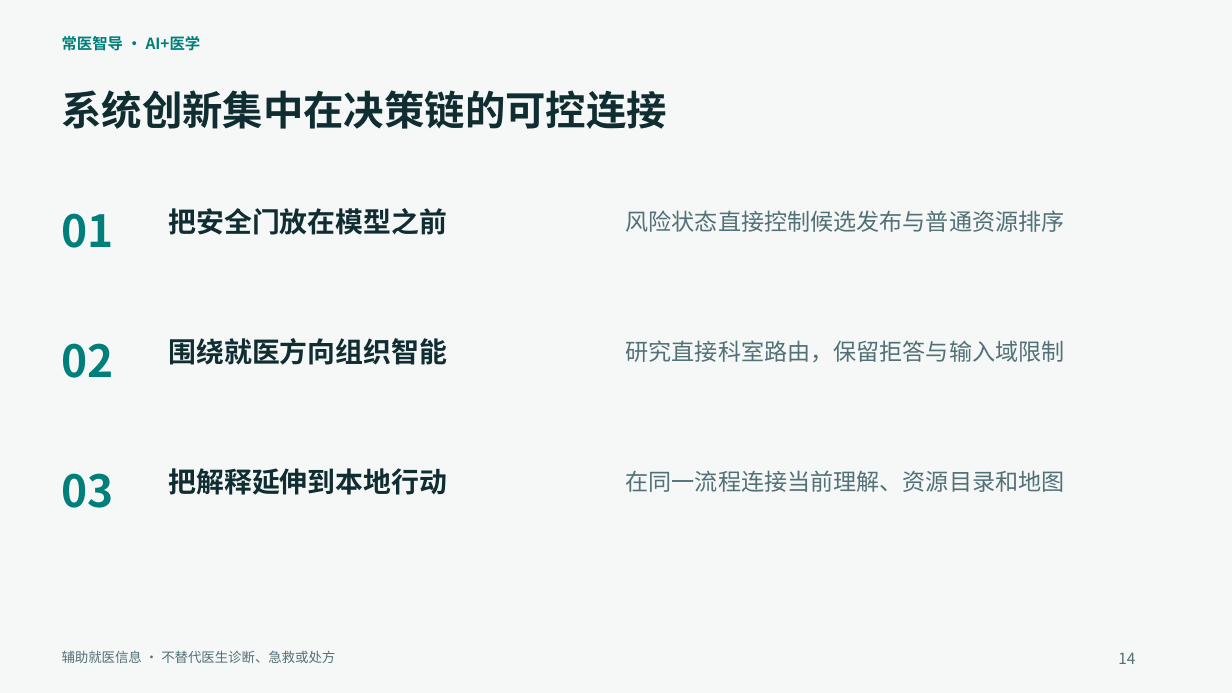
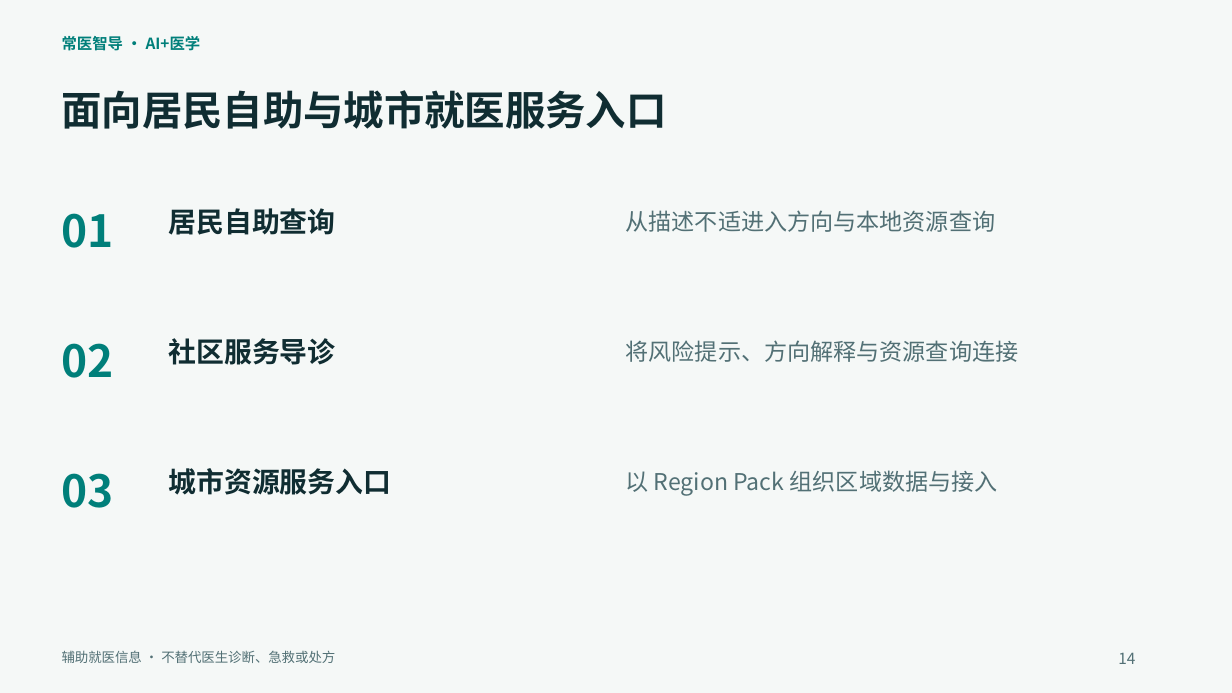
Before and after one commit to wenxvn/changyi, a slide deck: slide 14 of 参赛资料/常医智导_参赛答辩.pptx. Drawn at 1232x693 pixels with LibreOffice and Linux fonts; fonts in the diff are those of the drawing. Boxes give left, top, right and bottom in pixels: in the first picture for what was removed or moved away, otherwise in the second. Text is boxed around its words. In the diff, an @@ line names an element or a change of style, - is before the commit and + after.

```diff
--- a/参赛资料/常医智导_参赛答辩.pptx
+++ b/参赛资料/常医智导_参赛答辩.pptx
@@ text at (62,90,667,129): text changed @@
-系统创新集中在决策链的可控连接
+面向居民自助与城市就医服务入口
@@ text at (168,208,335,235): text changed @@
-把安全门放在模型之前
+居民自助查询
@@ text at (626,210,996,232): text changed @@
-风险状态直接控制候选发布与普通资源排序
+从描述不适进入方向与本地资源查询
@@ text at (168,338,335,365): text changed @@
-围绕就医方向组织智能
+社区服务导诊
@@ text at (626,340,1019,362): text changed @@
-研究直接科室路由，保留拒答与输入域限制
+将风险提示、方向解释与资源查询连接
@@ text at (168,468,391,495): text changed @@
-把解释延伸到本地行动
+城市资源服务入口
@@ text at (626,470,998,496): text changed @@
-在同一流程连接当前理解、资源目录和地图
+以 Region Pack 组织区域数据与接入
```
Also in this commit, not shown: 12 other slides changed, 5 slides added, 5 slides removed, 6 other files.
